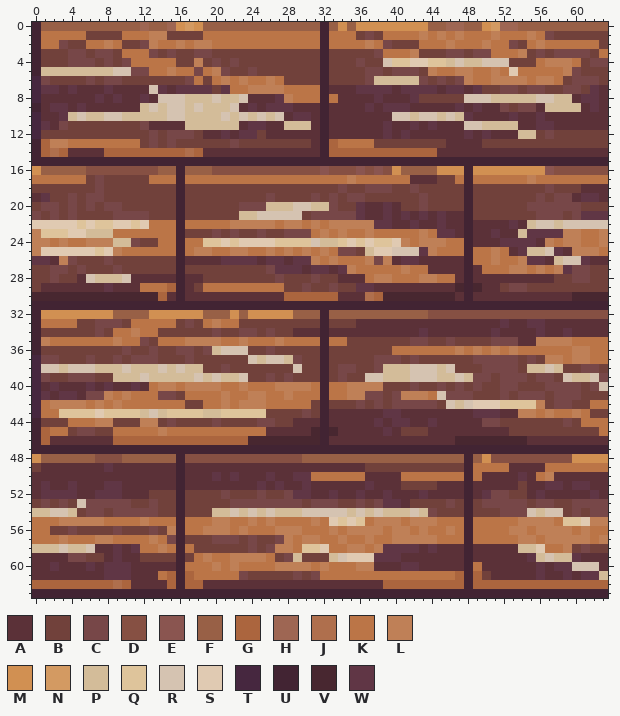
A pixel-art file gets an edit: Assets/Sprites/floor.aseprite. Above: the version before the commit.
64x64 pixels, 1 frame. Colours within 5 levels of each other are drawn and written as one.
Palette (. is transparent): A #5b3138  B #71413b  C #774748  D #865043  E #8a5550  F #986046  G #ab653e  H #9e6653  J #af6f4d  K #bb7547  L #bf8057  M #d19052  N #d39a62  P #d3bc99  Q #dec49b  R #d5c3b1  S #e0cab2  T #46273f  U #422433  V #482730  W #603645
And afterwards:
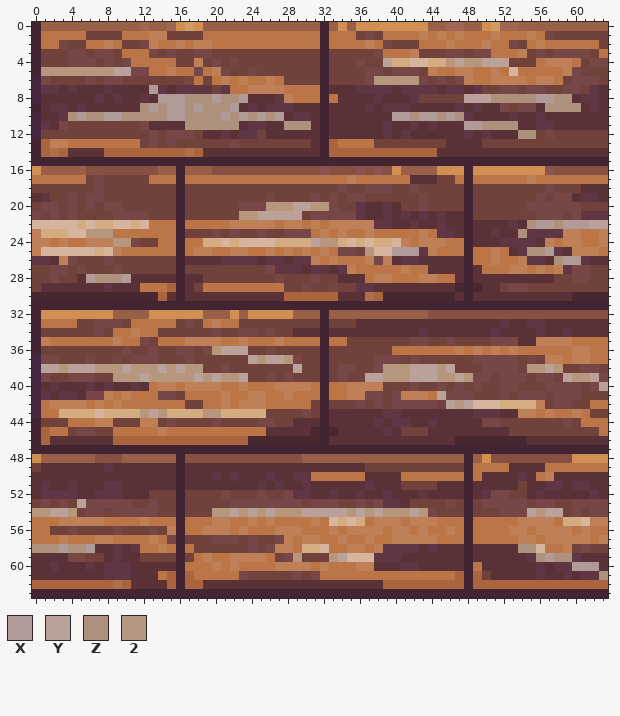
Colours new in this view: X #b19b98  Y #baa19a  Z #ad917c  2 #b6977d
Author's note on the commit: floor edit + dark wall option
Change:
layer "Layer 6" opacity 85% -> 60%
Colour Q changes from #dec49b to #d3ac82.
Colour S changes from #e0cab2 to #d6b49e.
The author changed colour P to colour 2 in row 4 at x 46 and 48 to 49; in row 5 at x 1 to 8; in row 6 at x 38 to 42; in row 20 at x 26 to 28 and 31 to 32; in row 21 at x 23 to 24; in row 23 at x 6 to 8.
The author changed colour P to colour 2 in row 24 at x 9 to 10 and 32 to 33; in row 25 at x 37; in row 36 at x 20; in row 37 at x 25 and 28; in row 38 at x 3, 7 to 9, 11 to 13, 15, 17 to 18, 39 to 41, 45, 55 to 56 and 58; in row 39 at x 9 to 11, 13 to 17, 19, 21 to 22, 39 to 41, 45 to 46, 48 and 60 to 61.
The author changed colour P to colour 2 in row 42 at x 47; in row 43 at x 12, 14 and 19 to 20; in row 54 at x 0 to 1, 4, 20 to 21, 23, 25, 27 to 29, 35, 37, 39 to 41, 43 and 56; in row 59 at x 29 and 33.
The author changed colour R to colour X in row 7 at x 13; in row 8 at x 14 to 16, 20, 23 and 56 to 57; in row 9 at x 13, 15 to 16, 18 and 22; in row 10 at x 5, 8 to 9, 15 to 16, 21, 23, 25, 27, 40 to 41, 43 to 44 and 46; in row 11 at x 48 to 49; in row 22 at x 56 to 57 and 59 to 61.
The author changed colour R to colour X in row 25 at x 40 to 42 and 57; in row 26 at x 59 to 60; in row 28 at x 6 and 10; in row 58 at x 3 and 6; in row 59 at x 57; in row 60 at x 60 to 62.
The author changed colour R to colour Y in row 4 at x 39, 47 and 50 to 52; in row 5 at x 9 to 10; in row 8 at x 48 to 50; in row 20 at x 29 to 30; in row 21 at x 25 to 29; in row 22 at x 62 to 63.
The author changed colour R to colour Y in row 24 at x 31; in row 36 at x 21 to 23; in row 37 at x 24 and 26 to 27; in row 38 at x 1 to 2, 4 to 6, 10, 14, 16, 29, 42 to 44, 46 and 57; in row 39 at x 12, 18, 20, 23, 37 to 38, 42 to 44, 47, 59 and 62; in row 40 at x 63.
The author changed colour R to colour Y in row 41 at x 45; in row 42 at x 46 and 48; in row 43 at x 13; in row 53 at x 5; in row 54 at x 2 to 3, 22, 24, 26, 30 to 34, 36, 38, 42, 55 and 57 to 58; in row 59 at x 34.
The author changed colour P to colour Z in row 8 at x 17 to 19, 21 to 22, 51 to 55 and 58 to 59; in row 9 at x 12, 14, 17, 19 to 21 and 57 to 60; in row 10 at x 4, 6 to 7, 10 to 14, 17 to 20, 22, 24, 26, 42, 45 and 47; in row 11 at x 17 to 22, 28 to 30 and 50 to 53; in row 12 at x 54 to 55; in row 22 at x 55 and 58.
The author changed colour P to colour Z in row 23 at x 54; in row 25 at x 55 to 56; in row 26 at x 58; in row 28 at x 7 to 9; in row 58 at x 0 to 2, 4 to 5 and 54 to 55; in row 59 at x 56 and 58 to 59.
The author changed colour P to colour Z in row 61 at x 63.
